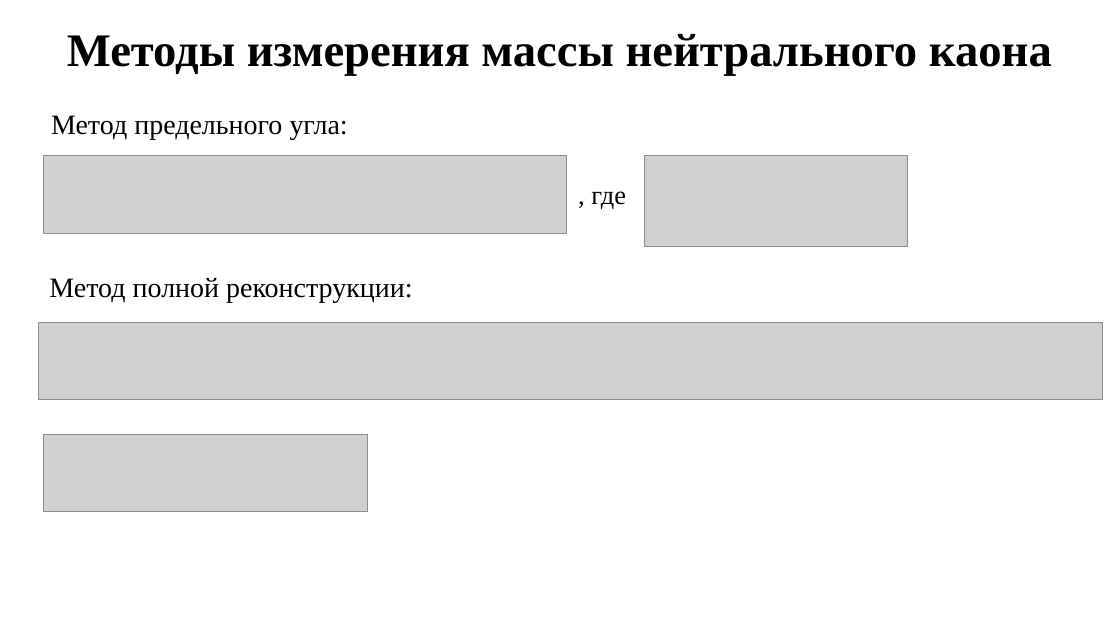
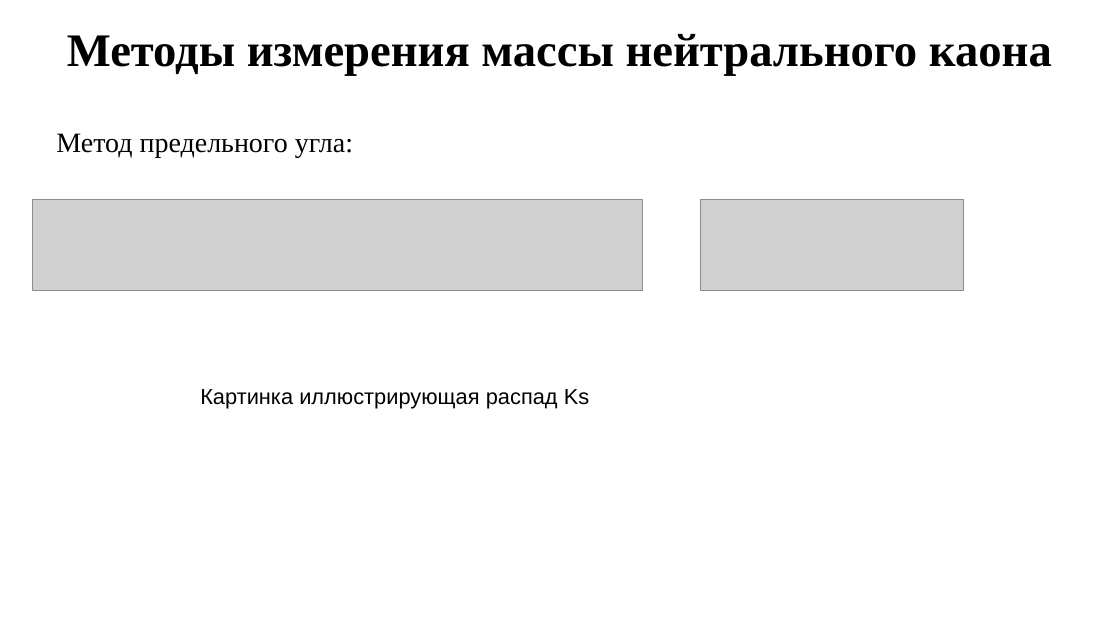
Before and after one commit to AliensWithdrawPeople/KaonMassMeasure, a slide deck: slide 6 of presentation and text/Семинар КМД.pptx (slide 5 before the commit). Drawn at 1120x630 pixels with LibreOffice and Linux fonts; fonts in the diff are those of the drawing; grey boxes stand for pictures. Boxes give left, top, right and bottom in pixels: in the first picture for what was removed or moved away, otherwise in the second. Text is boxed around its words. In the diff, an @@ line names an element or a change of style, - is before the commit and + after.

```diff
--- a/presentation and text/Семинар КМД.pptx
+++ b/presentation and text/Семинар КМД.pptx
@@ text "Метод предельного угла:": place and size @@
-text "Метод предельного угла:" at (51, 115, 348, 140)
+text "Метод предельного угла:" at (56, 133, 353, 157)
@@ picture: place and size @@
-picture at (44, 156, 567, 233)
+picture at (32, 199, 642, 290)
@@ text removed at (591, 191, 626, 209) @@
-, где
@@ picture: place and size @@
-picture at (645, 156, 908, 246)
+picture at (701, 199, 964, 290)
@@ text removed at (49, 277, 412, 303) @@
-Метод полной реконструкции:
@@ picture removed at (38, 323, 1102, 400) @@
@@ text added at (200, 389, 589, 409), 14 pt, text #000000 @@
+Картинка иллюстрирующая распад Ks
@@ picture removed at (44, 435, 367, 512) @@
```
Also in this commit, not shown: 3 other slides changed, 13 slides added, 1 slide removed.
